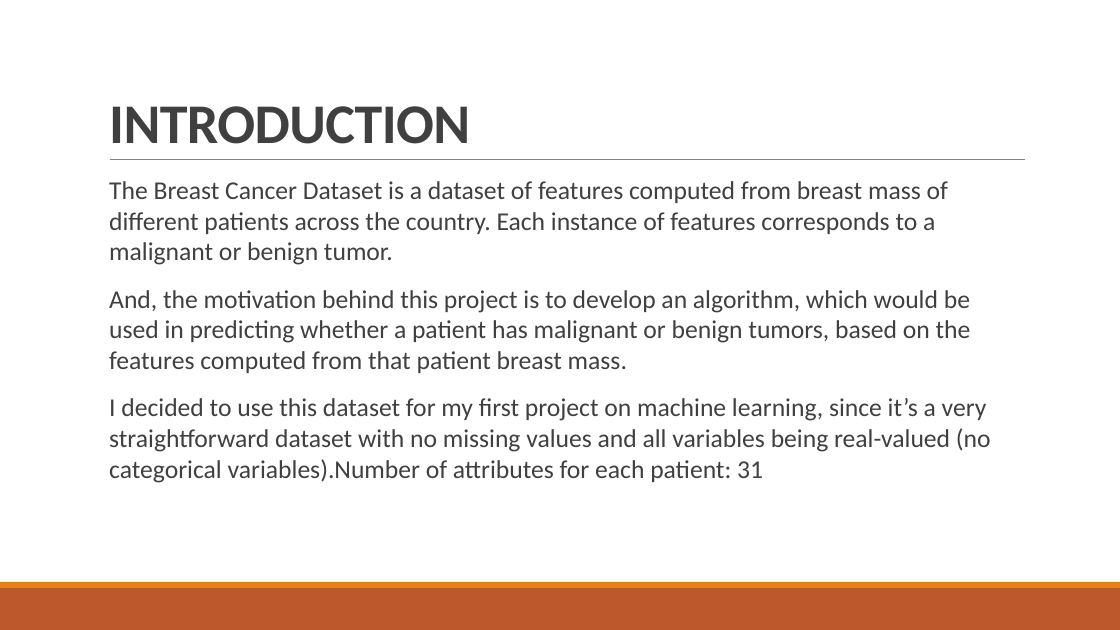
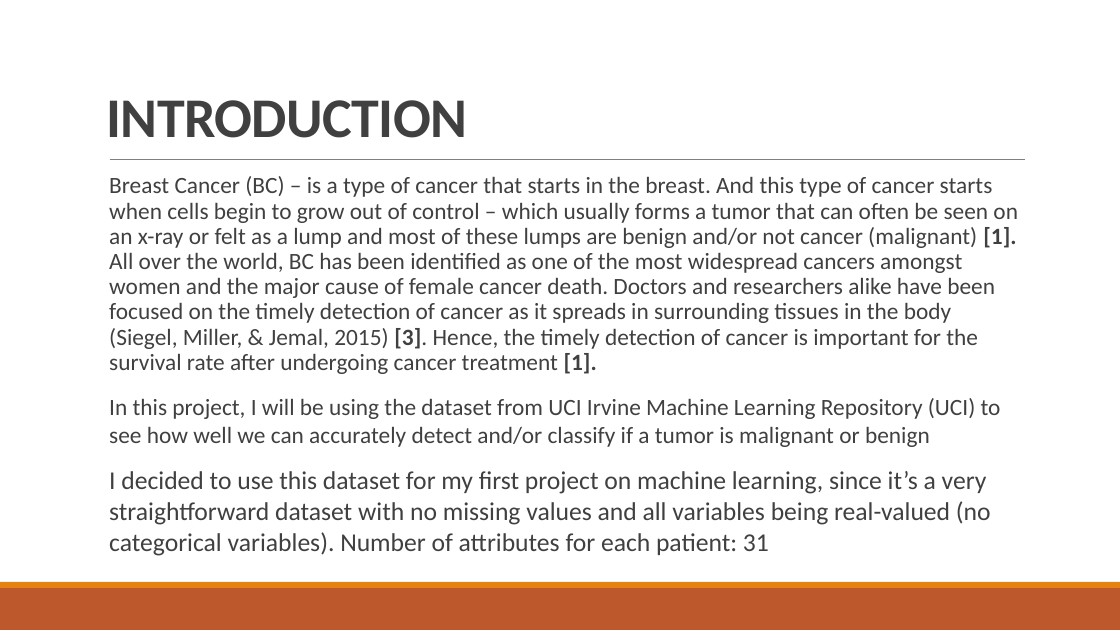
Before and after one commit to febikamBU/METCS_767_Term_Project, a slide deck: slide 2 of Breast Cancer Prediction (BCP) Project.pptx. Drawn at 1120x630 pixels with LibreOffice and Linux fonts; fonts in the diff are those of the drawing. Boxes give left, top, right and bottom in pixels: in the first picture for what was removed or moved away, otherwise in the second. Text is boxed around its words. In the diff, an @@ line names an element or a change of style, - is before the commit and + after.

```diff
--- a/Breast Cancer Prediction (BCP) Project.pptx
+++ b/Breast Cancer Prediction (BCP) Project.pptx
@@ title "INTRODUCTION": place and size @@
-title "INTRODUCTION" at bbox=[109, 106, 470, 144]
+title "INTRODUCTION" at bbox=[106, 100, 467, 138]
@@ text at bbox=[109, 176, 1018, 556]: text changed; size 22 to 20 pt @@
-  The Breast Cancer Dataset is a dataset of features computed from breast mass of different patients across the country. Each instance of features corresponds to a malignant or benign tumor.
-  And, the motivation behind this project is to develop an algorithm, which would be used in predicting whether a patient has malignant or benign tumors, based on the features computed from that patient breast mass.
-  I decided to use this dataset for my first project on machine learning, since it’s a very straightforward dataset with no missing values and all variables being real-valued (no categorical variables).Number of attributes for each patient: 31
+  Breast Cancer (BC) – is a type of cancer that starts in the breast. And this type of cancer starts when cells begin to grow out of control – which usually forms a tumor that can often be seen on an x-ray or felt as a lump and most of these lumps are benign and/or not cancer (malignant) [1]. All over the world, BC has been identified as one of the most widespread cancers amongst women and the major cause of female cancer death. Doctors and researchers alike have been focused on the timely detection of cancer as it spreads in surrounding tissues in the body (Siegel, Miller, & Jemal, 2015) [3]. Hence, the timely detection of cancer is important for the survival rate after undergoing cancer treatment [1].
+  In this project, I will be using the dataset from UCI Irvine Machine Learning Repository (UCI) to see how well we can accurately detect and/or classify if a tumor is malignant or benign
+  I decided to use this dataset for my first project on machine learning, since it’s a very straightforward dataset with no missing values and all variables being real-valued (no categorical variables). Number of attributes for each patient: 31
```
